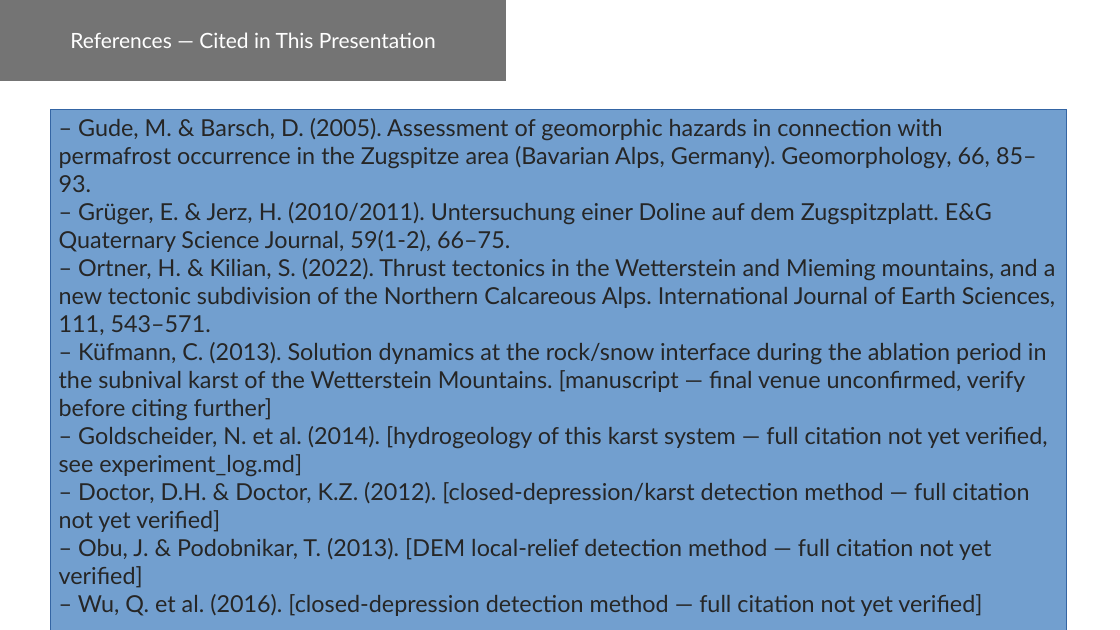
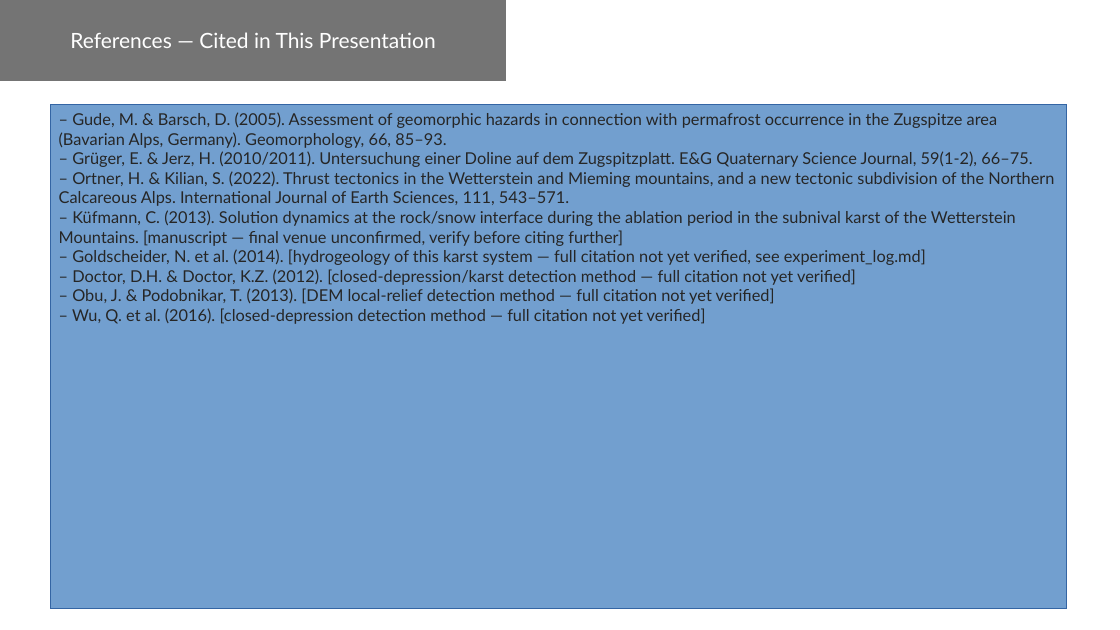
Before and after one commit to HannaZoe/Master_Thesis, a slide deck: slide 11 of fieldwork/presentation/Fieldwork_Zugspitze_Dolines.odp. Drawn at 1120x630 pixels with LibreOffice and Linux fonts; fonts in the diff are those of the drawing. Boxes give left, top, right and bottom in pixels: in the first picture for what was removed or moved away, otherwise in the second. Text is boxed around its words. In the diff, an @@ line names an element or a change of style, - is before the commit and + after.

Commit message:
Fix layout overflow/clipping on 3 slides, verified via PowerPoint COM render
Opened the file with PowerPoint (COM automation) to actually check
rendering instead of trusting the XML -- found text overlapping the
image on Detection Method Overview, a clipped bullet on Study Area
Overview, and a clipped reference on References Cited. Fixed geometry
and font sizing on all three, re-rendered to confirm.

```diff
--- a/fieldwork/presentation/Fieldwork_Zugspitze_Dolines.odp
+++ b/fieldwork/presentation/Fieldwork_Zugspitze_Dolines.odp
@@ rectangle "– Gude, M. & Barsch, ...": place and size @@
-rectangle "– Gude, M. & Barsch, ..." at [50, 109, 1067, 630]
+rectangle "– Gude, M. & Barsch, ..." at [50, 105, 1067, 609]
@@ rectangle "– Gude, M. & Barsch, ..." at [50, 105, 1067, 609]: size 20 to 14 pt @@
```
Also in this commit, not shown: 2 other slides changed.
